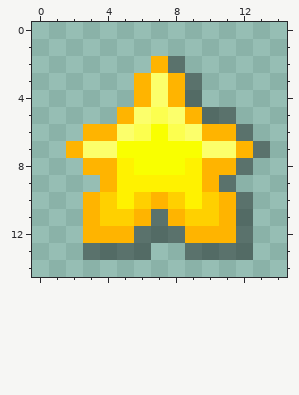
Pixel-art sprite, stored at icon_small.png. Above: the version before the commit.
The file is 30x30 pixels, drawn in blocks of 2x2; one block is one cell here. Colours within 5 levels of each other are drawn and written as one.
After:
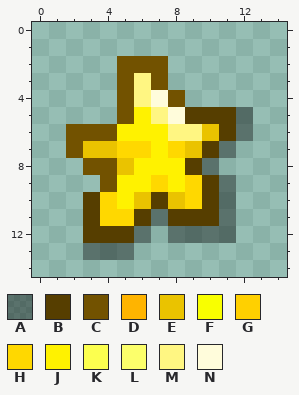
Palette (. is transparent): A #00000066  B #563e00  C #725200  D #ffb400  E #eac300  F #f9ff00  G #ffd000  H #ffd800  J #fff200  K #fcff4f  L #fcff6b  M #fff682  N #fffcdb
Diff:
@@ x 0..14 @@
  1 ...............
- 2 .......DA......
- 3 ......DLDA.....
- 4 ......DLDA.....
- 5 .....DLKLDAA...
- 6 ...DDLKFKLDDA..
- 7 ..DLLFFFFFLLDA.
- 8 ...DDJFFFJDDA..
- 9 ....DJJJJJDA...
-10 ...DGJGDGJGDA..
-11 ...DGGDADGGDA..
-12 ...DDDAAADDDA..
-13 ...AAAA..AAAA..
+ 2 .....CCC.......
+ 3 .....CMC.......
+ 4 .....CMNC......
+ 5 .....CJMNBBBA..
+ 6 ..CCCJJJMMEBA..
+ 7 ..CEEHHJHEBA...
+ 8 ...CCEJJJBA....
+ 9 ....CJJHJHBA...
+10 ...BHJEBEHBA...
+11 ...BHHBABBBA...
+12 ...BBBA.AAAA...
+13 ...AAA.........
 14 ...............
Boxes around the changes in both pictures, in picture pixels (x1, y1, x2, y2):
changed: (66, 56, 270, 260)
